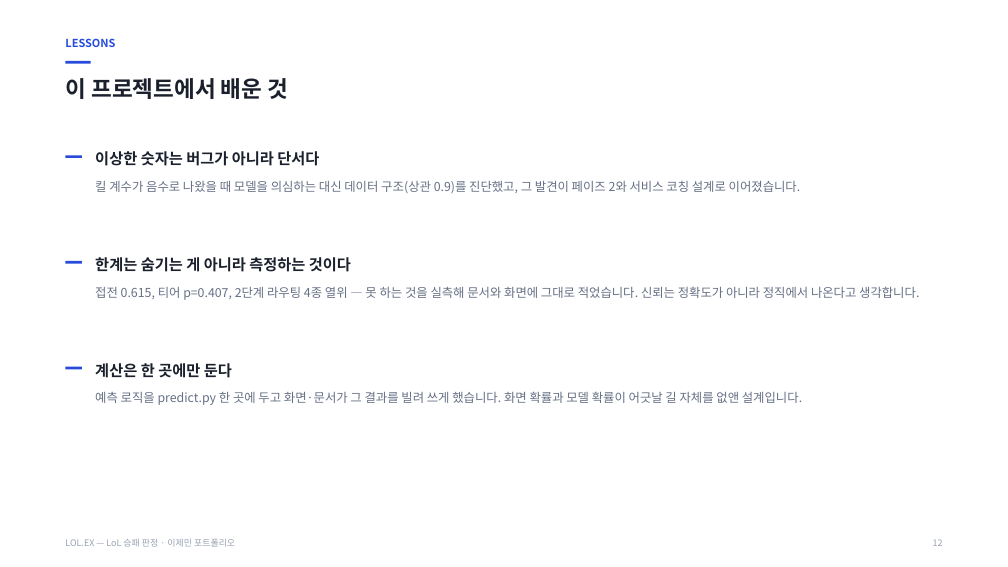
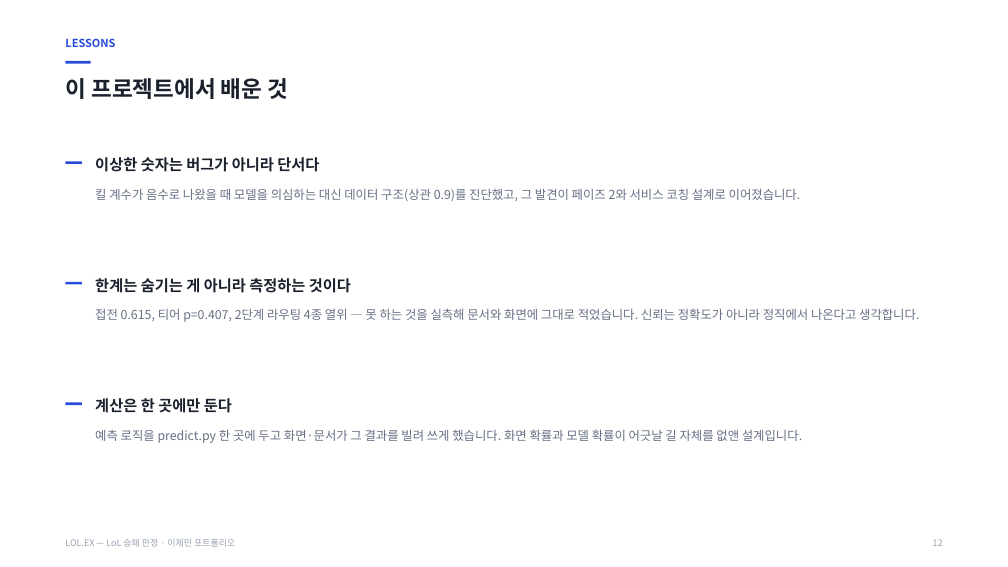
Before and after one commit to wpalswpa/lol-win-prediction, a slide deck: slide 12 of LOLEX_포트폴리오.pptx. Drawn at 1008x567 pixels with LibreOffice and Linux fonts; fonts in the diff are those of the drawing. Boxes give left, top, right and bottom in pixels: in the first picture for what was removed or moved away, otherwise in the second. Text is boxed around its words. In the diff, an @@ line names an element or a change of style, - is before the commit and + after.

```diff
--- a/LOLEX_포트폴리오.pptx
+++ b/LOLEX_포트폴리오.pptx
@@ 2 texts, 1 rectangle: place and size @@
-2 texts, 1 rectangle at [66, 151, 801, 193]
+2 texts, 1 rectangle at [66, 157, 801, 201]
@@ 2 texts, 1 rectangle: place and size @@
-2 texts, 1 rectangle at [66, 257, 919, 300]
+2 texts, 1 rectangle at [66, 278, 919, 322]
@@ 2 texts, 1 rectangle: place and size @@
-2 texts, 1 rectangle at [66, 363, 802, 405]
+2 texts, 1 rectangle at [66, 398, 802, 443]
@@ line spacing 1.4 to 1.45 in 3 elements at [95, 189, 801, 201], [95, 309, 919, 322], [95, 429, 802, 443] @@
```
Also in this commit, not shown: 1 other slide changed, 1 other file.
